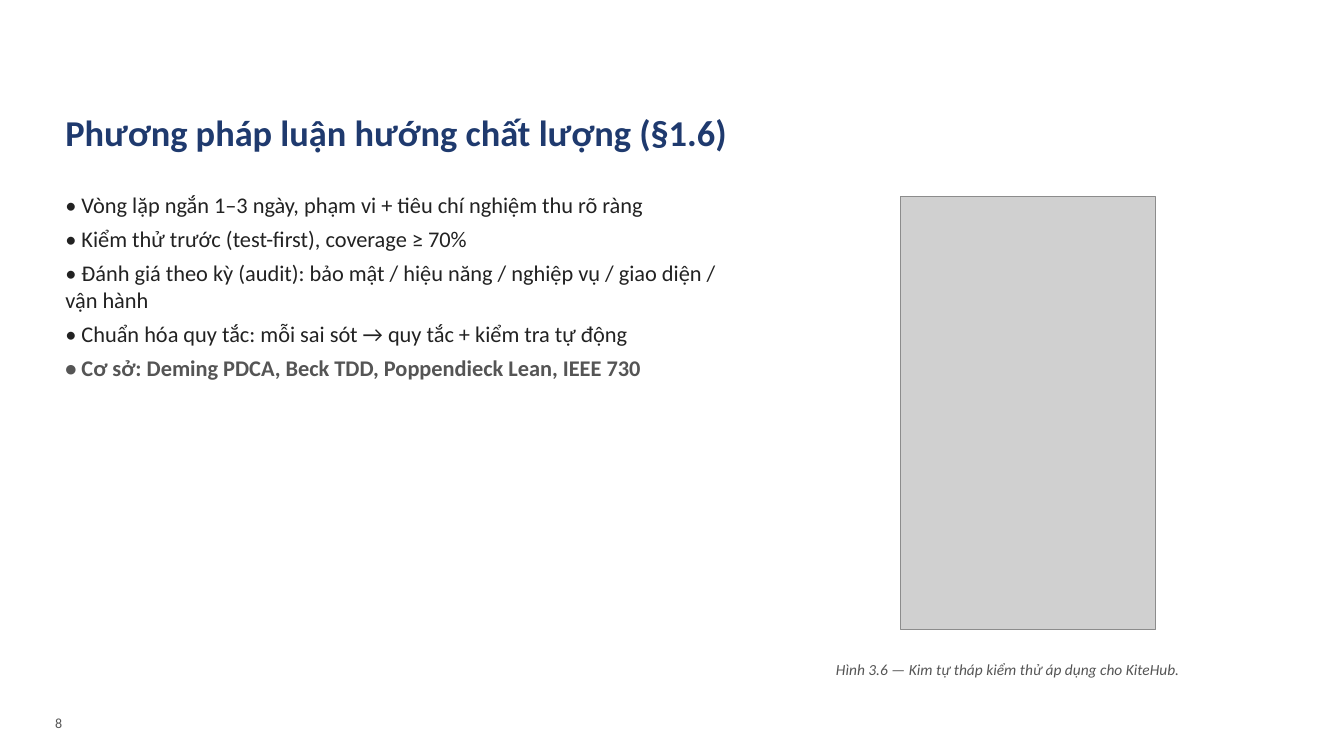
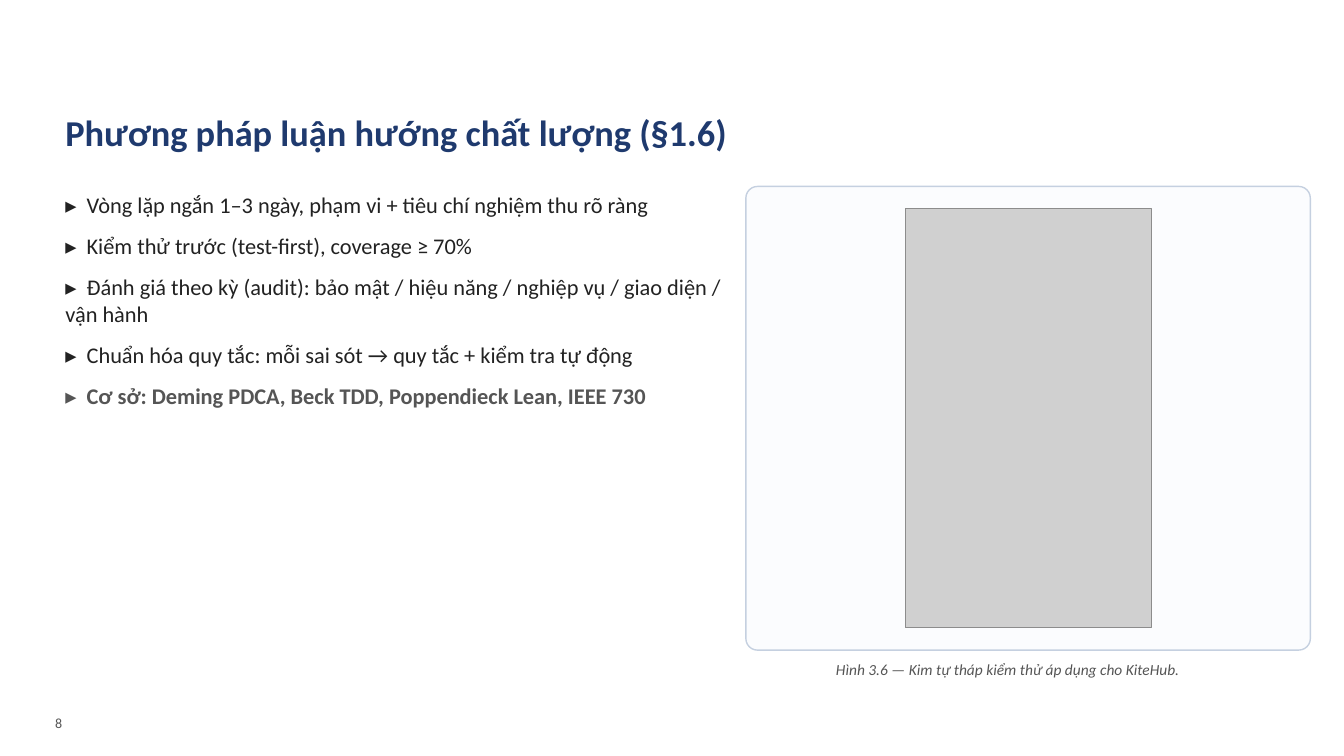
Before and after one commit to VictorAurelius/2026-Kite-Class-Platform, a slide deck: slide 8 of documents/08-thesis/defense/KiteHub-baove-khoaluan-20slide.pptx. Drawn at 1344x756 pixels with LibreOffice and Linux fonts; fonts in the diff are those of the drawing; grey boxes stand for pictures; background and template pictures are left out. Boxes give left, top, right and bottom in pixels: in the first picture for what was removed or moved away, otherwise in the second. Text is boxed around its words. In the diff, an @@ line names an element or a change of style, - is before the commit and + after.

Commit message:
docs(thesis): defense deck v4 — nâng cấp design system
- Agenda: vòng số + thanh thay bullet phẳng
- Sơ đồ tối (C4/defense/ERD/state/AWS/CI): đóng khung panel trắng + phóng to,
  tách khỏi nền sóng (hết lềnh bềnh)
- KPI: 4 thẻ số lớn (86/93/90/≥100k) thay bảng nhạt
- Bullet: font lớn hơn, giãn dòng, marker ▸ sạch
- Verify thị giác toàn 22 slide qua PIL renderer (đã mở rộng vẽ autoshape)

```diff
--- a/documents/08-thesis/defense/KiteHub-baove-khoaluan-20slide.pptx
+++ b/documents/08-thesis/defense/KiteHub-baove-khoaluan-20slide.pptx
@@ text at (65, 195, 707, 408): text changed @@
-• Vòng lặp ngắn 1–3 ngày, phạm vi + tiêu chí nghiệm thu rõ ràng
-• Kiểm thử trước (test-first), coverage ≥ 70%
-• Đánh giá theo kỳ (audit): bảo mật / hiệu năng / nghiệp vụ / giao diện / vận hành
-• Chuẩn hóa quy tắc: mỗi sai sót → quy tắc + kiểm tra tự động
-• Cơ sở: Deming PDCA, Beck TDD, Poppendieck Lean, IEEE 730
+▸ Vòng lặp ngắn 1–3 ngày, phạm vi + tiêu chí nghiệm thu rõ ràng
+▸ Kiểm thử trước (test-first), coverage ≥ 70%
+▸ Đánh giá theo kỳ (audit): bảo mật / hiệu năng / nghiệp vụ / giao diện / vận hành
+▸ Chuẩn hóa quy tắc: mỗi sai sót → quy tắc + kiểm tra tự động
+▸ Cơ sở: Deming PDCA, Beck TDD, Poppendieck Lean, IEEE 730
@@ rounded rectangle added at (746, 187, 1311, 650), fill #FBFCFE, outline #C5D0E0 1 pt @@
@@ picture: place and size @@
-picture at (901, 197, 1156, 630)
+picture at (905, 209, 1151, 628)
```
Also in this commit, not shown: 15 other slides changed, 1 other file.
